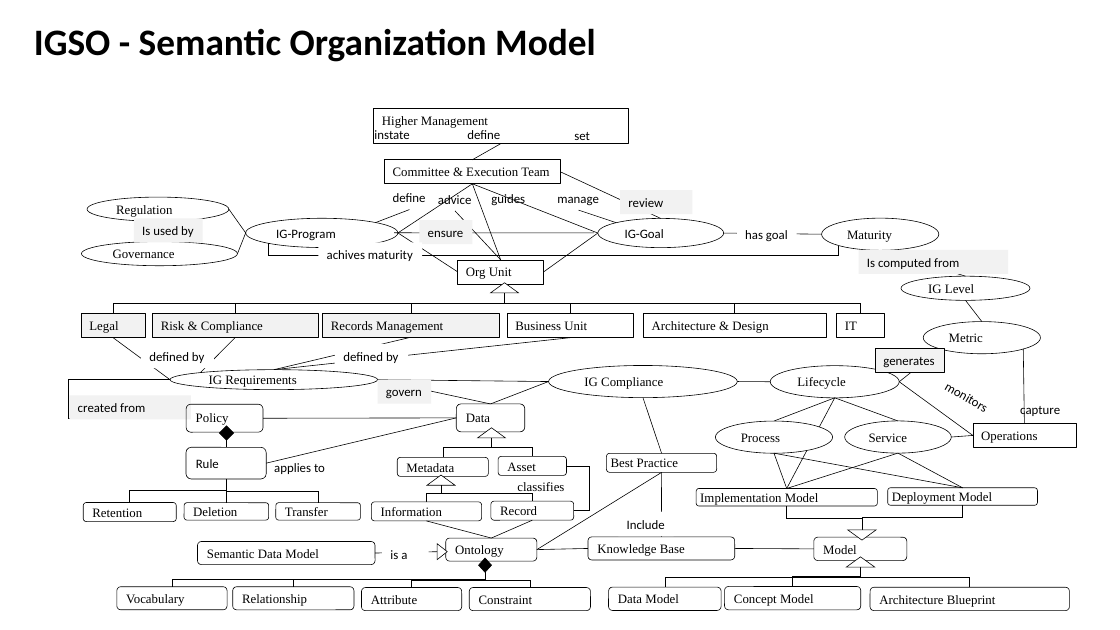
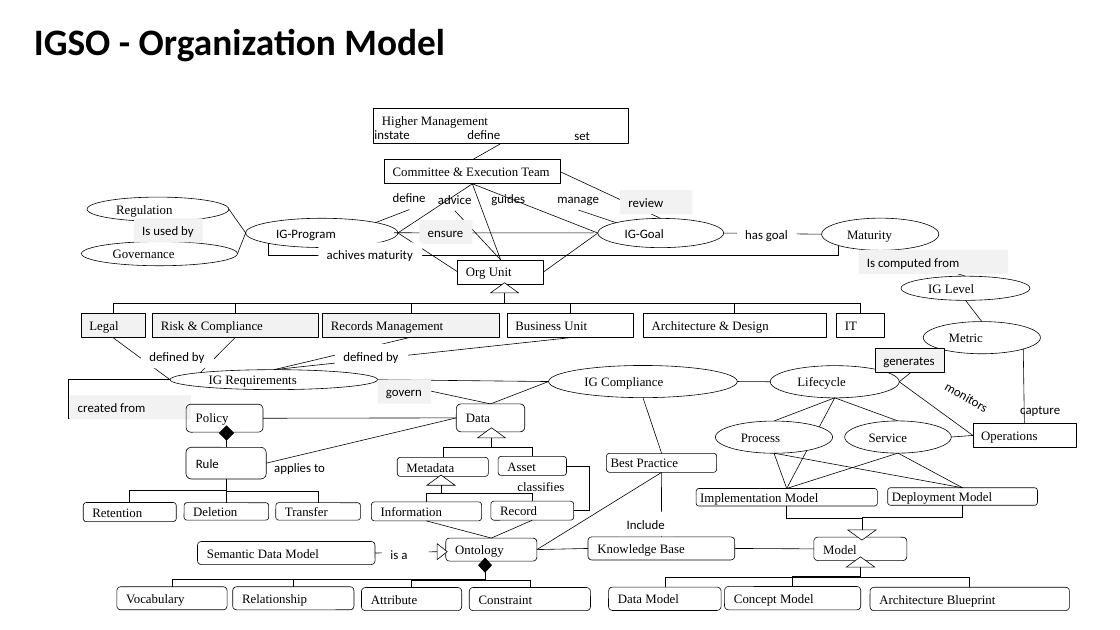
Before and after one commit to alphaOmegaOnGithub/igsonto, a slide deck: slide 6 of ppt/IGSO-Frameworksv0.9.pptx. Drawn at 1120x630 pixels with LibreOffice and Linux fonts; fonts in the diff are those of the drawing. Boxes give left, top, right and bottom in pixels: in the first picture for what was removed or moved away, otherwise in the second. Text is boxed around its words. In the diff, an @@ line names an element or a change of style, - is before the commit and + after.

```diff
--- a/ppt/IGSO-Frameworksv0.9.pptx
+++ b/ppt/IGSO-Frameworksv0.9.pptx
@@ title at [34, 28, 445, 62]: text changed @@
-IGSO - Semantic Organization Model
+IGSO - Organization Model
```
Also in this commit, not shown: 6 other slides changed, 13 other files.
